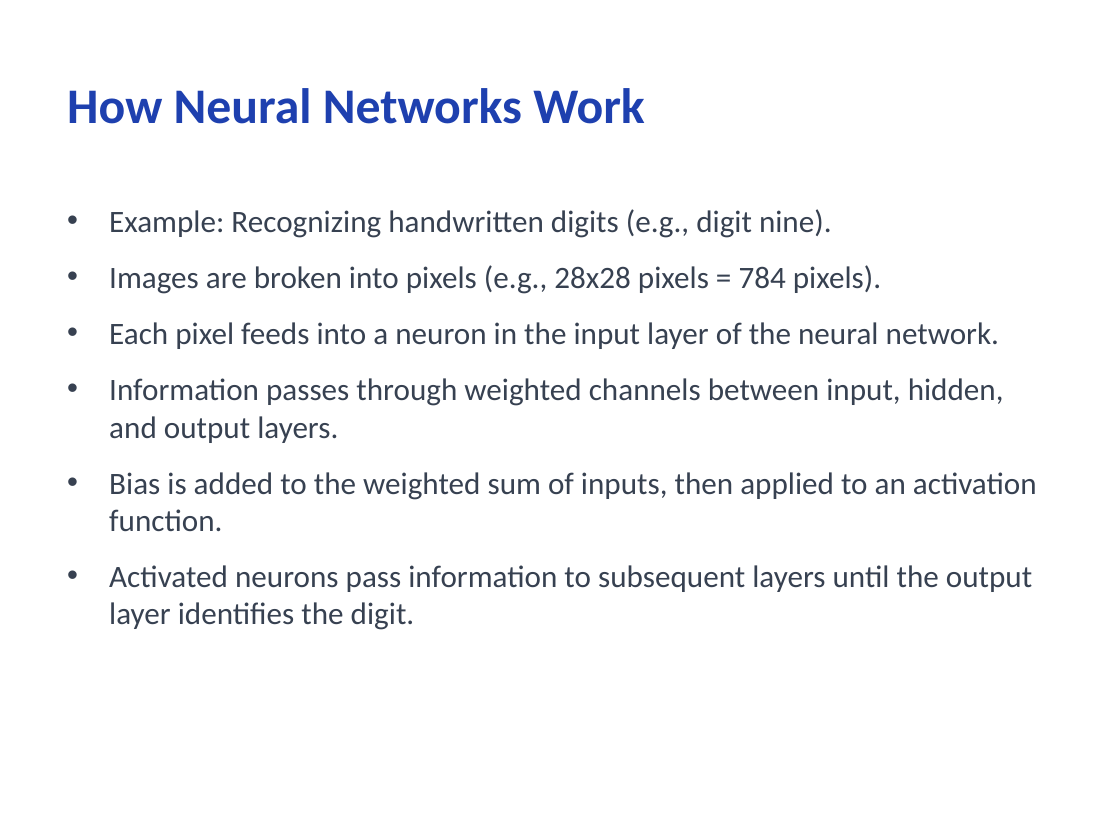
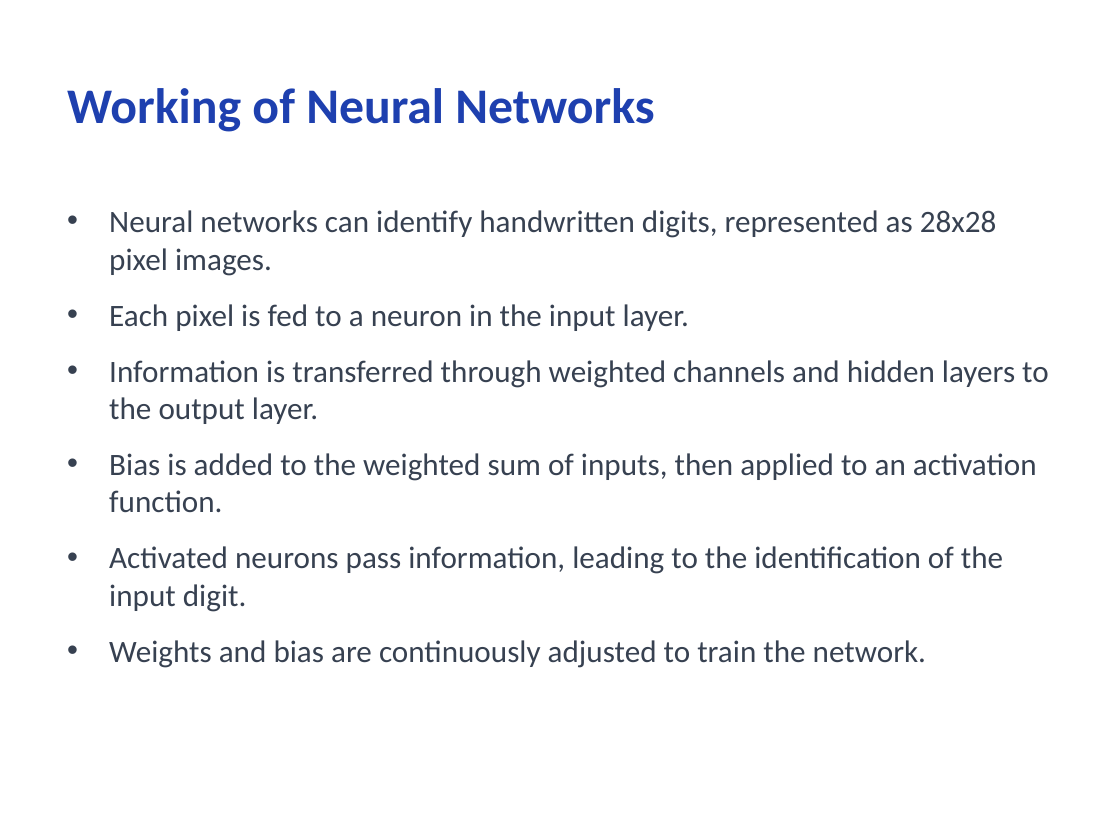
Before and after one commit to CodeByMonil/Lecture-Notes-Processor, a slide deck: slide 6 of outputs/slides/monil_Deep-Learning.pptx. Drawn at 1120x840 pixels with LibreOffice and Linux fonts; fonts in the diff are those of the drawing. Boxes give left, top, right and bottom in pixels: in the first picture for what was removed or moved away, otherwise in the second. Text is boxed around its words. In the diff, an @@ line names an element or a change of style, - is before the commit and + after.

```diff
--- a/outputs/slides/monil_Deep-Learning.pptx
+++ b/outputs/slides/monil_Deep-Learning.pptx
@@ title at (67,88,654,132): text changed @@
-How Neural Networks Work
+Working of Neural Networks
@@ text at (109,210,1049,424): text changed @@
-• Example: Recognizing handwritten digits (e.g., digit nine).
-• Images are broken into pixels (e.g., 28x28 pixels = 784 pixels).
-• Each pixel feeds into a neuron in the input layer of the neural network.
-• Information passes through weighted channels between input, hidden, and output layers.
+• Neural networks can identify handwritten digits, represented as 28x28 pixel images.
+• Each pixel is fed to a neuron in the input layer.
+• Information is transferred through weighted channels and hidden layers to the output layer.
@@ text at (109,546,1003,668): text changed @@
-• Activated neurons pass information to subsequent layers until the output layer identifies the digit.
+• Activated neurons pass information, leading to the identification of the input digit.
+• Weights and bias are continuously adjusted to train the network.
```
Also in this commit, not shown: 8 other slides changed, 15 other files.
